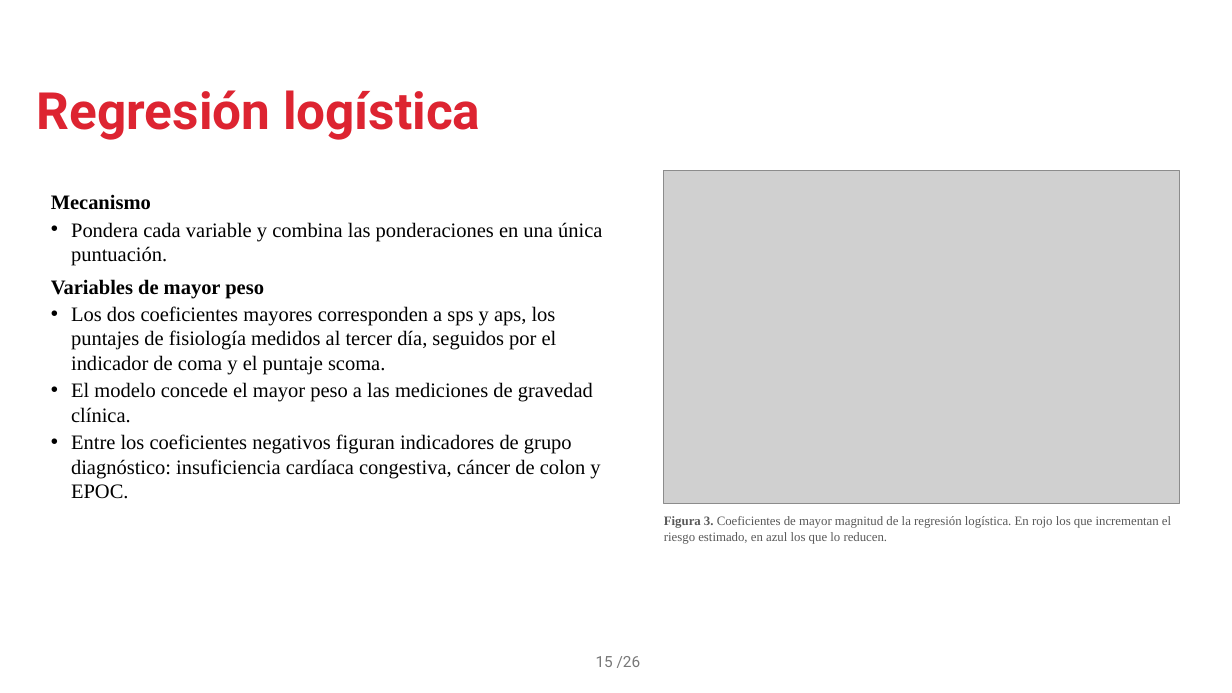
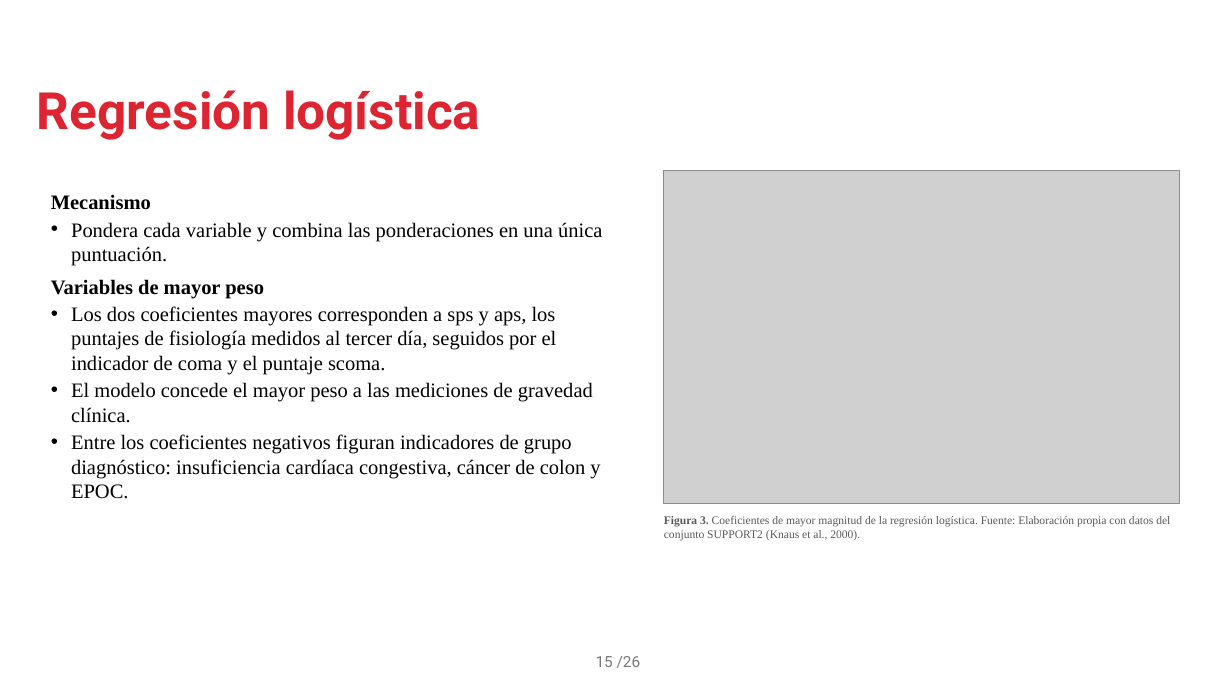
Before and after one commit to JozMdz/Realidad_Virtual, a slide deck: slide 15 of presentacion/proyecto_integrador.pptx. Drawn at 1232x693 pixels with LibreOffice and Linux fonts; fonts in the diff are those of the drawing; grey boxes stand for pictures; background and template pictures are left out. Boxes give left, top, right and bottom in pixels: in the first picture for what was removed or moved away, otherwise in the second. Text is boxed around its words. In the diff, an @@ line names an element or a change of style, - is before the commit and + after.

```diff
--- a/presentacion/proyecto_integrador.pptx
+++ b/presentacion/proyecto_integrador.pptx
@@ text at [664, 516, 1170, 541]: text changed; size 10 to 9 pt @@
-Figura 3. Coeficientes de mayor magnitud de la regresión logística. En rojo los que incrementan el riesgo estimado, en azul los que lo reducen.
+Figura 3. Coeficientes de mayor magnitud de la regresión logística. Fuente: Elaboración propia con datos del conjunto SUPPORT2 (Knaus et al., 2000).
```
Also in this commit, not shown: 12 other slides changed, 2 other files.
